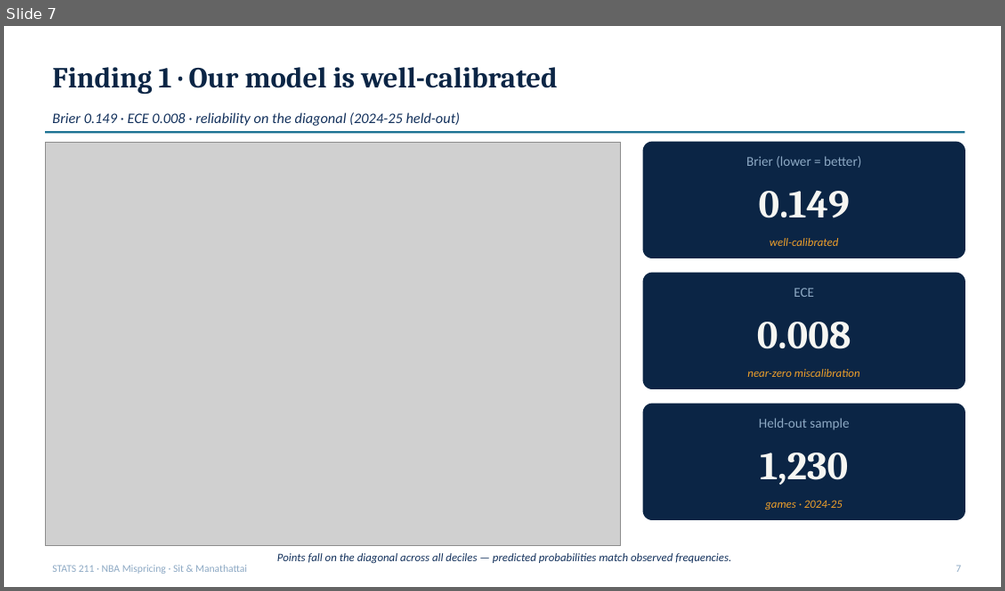
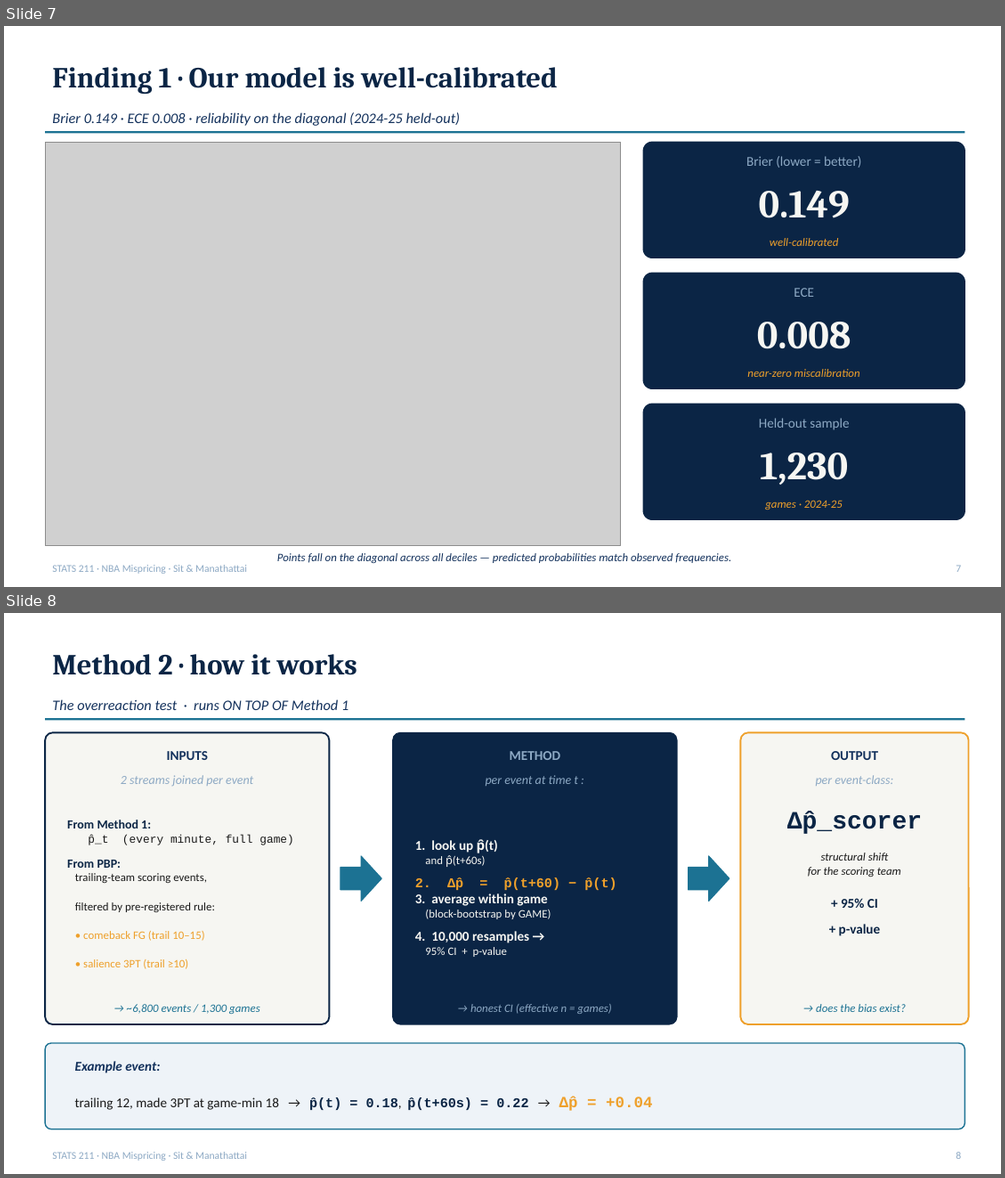
Before and after one commit to ivan-sit/live-nba-market-mispricing-detection, a slide deck: slides/final_deck.pptx. Shown one above the other, each under a label of ours: slide 7 before the commit, slides 7 and 8 after it. The pictures are 1005x591 and 1005x1178 pixels, drawn with LibreOffice and Linux fonts; fonts in the diff are those of the drawing; grey boxes stand for pictures. Boxes give left, top, right and bottom in pixels: in the first picture for what was removed or moved away, otherwise in the second. Text is boxed around its words. In the diff, an @@ line names an element or a change of style, - is before the commit and + after.

Commit message:
Slides: symmetric Method 1 / Method 2 explanation slides
Slide 6 - rename 'Our calibrated WP model' -> 'Method 1 · how it works'
  Same 3-box flow (INPUTS -> MODEL -> OUTPUT) + concrete example.

NEW Slide 8 - 'Method 2 · how it works'
  Mirrors Slide 6 with the overreaction-test mechanics:
    INPUTS box (NAVY-bordered): p_hat from Method 1 + filtered PBP events
                                (comeback FG / salience 3PT pre-reg rules)
    METHOD box (NAVY-filled): 1. lookup p(t), p(t+60); 2. Delta-p = p(t+60)-p(t);
                              3. average within game; 4. 10k block-bootstrap by game
    OUTPUT box (ACCENT-bordered): structural shift Delta_p_scorer
                                   + 95% CI + p-value
  Concrete example: trailing 12, made 3PT @18min ->
    p(t)=0.18, p(t+60)=0.22, Delta_p=+0.04

Now symmetric: Methods 1 and 2 both have an 'how it works' slide followed
by a 'finding N' slide. Synthesis slide (slide 10) ties them together
before the backtest. 16 slides total, ~10 min.

```diff
--- a/slides/final_deck.pptx
+++ b/slides/final_deck.pptx
@@ slide 8 added at <box>4,613,1001,1174</box>, background #FFFFFF @@
@@ text added at <box>52,654,357,675</box>, 28 pt, text #0B2545, bold @@
+Method 2 · how it works
@@ line added from (45, 719) to (965, 719), #1C7293 2 pt @@
@@ text added at <box>52,699,348,710</box>, 14 pt, text #13315C, italic @@
+The overreaction test · runs ON TOP OF Method 1
@@ rounded rectangle added at <box>45,732,329,1024</box>, fill #F6F6F2, outline #0B2545 1.6 pt @@
@@ rounded rectangle added at <box>393,732,677,1024</box>, fill #0B2545, outline #0B2545 1 pt @@
@@ rounded rectangle added at <box>741,732,969,1024</box>, fill #F6F6F2, outline #EEA02B 1.6 pt @@
@@ text added at <box>167,751,208,760</box>, 13 pt, text #13315C, bold @@
+INPUTS
@@ text added at <box>510,751,560,760</box>, 13 pt, text #8DA9C4, bold @@
+METHOD
@@ text added at <box>831,751,878,760</box>, 13 pt, text #13315C, bold @@
+OUTPUT
@@ text added at <box>121,775,253,786</box>, 12 pt, text #8DA9C4, italic @@
+2 streams joined per event
@@ text added at <box>485,775,578,786</box>, 12 pt, text #8DA9C4, italic @@
+per event at time t :
@@ text added at <box>816,775,893,786</box>, 12 pt, text #8DA9C4, italic @@
+per event-class:
@@ text added at <box>67,819,294,969</box>, 11 pt, text #1A1A1A @@
+From Method 1:
+p̂_t (every minute, full game)
+From PBP:
+trailing-team scoring events,
+filtered by pre-registered rule:
+• comeback FG (trail 10–15)
+• salience 3PT (trail ≥10)
@@ text added at <box>787,811,922,834</box>, 24 pt, text #0B2545, bold @@
+Δp̂_scorer
@@ text added at <box>415,837,616,957</box>, 13 pt, text #F6F6F2, bold @@
+1. look up p̂(t)
+and p̂(t+60s)
+2. Δp̂ = p̂(t+60) − p̂(t)
+3. average within game
+(block-bootstrap by GAME)
+4. 10,000 resamples →
+95% CI + p-value
@@ text added at <box>808,852,901,876</box>, 11 pt, text #1A1A1A, italic @@
+structural shift
+for the scoring team
@@ right arrow added at <box>340,856,381,900</box>, fill #1C7293, outline #1C7293 1 pt @@
@@ right arrow added at <box>688,856,729,900</box>, fill #1C7293, outline #1C7293 1 pt @@
@@ text added at <box>841,898,878,908</box>, 13 pt, text #0B2545, bold @@
++ 95% CI
@@ text added at <box>839,924,880,936</box>, 13 pt, text #0B2545, bold @@
++ p-value
@@ text added at <box>127,1004,260,1013</box>, 11 pt, text #1C7293, italic @@
+→ ~6,800 events / 1,300 games
@@ text added at <box>470,1004,611,1013</box>, 11 pt, text #8DA9C4, italic @@
+→ honest CI (effective n = games)
@@ text added at <box>816,1004,906,1012</box>, 11 pt, text #1C7293, italic @@
+→ does the bias exist?
@@ rounded rectangle added at <box>45,1043,965,1129</box>, fill #EEF3F8, outline #1C7293 1.2 pt @@
@@ text added at <box>75,1061,160,1073</box>, 13 pt, text #13315C, bold, italic @@
+Example event:
@@ text added at <box>75,1096,652,1111</box>, 13 pt, text #1A1A1A @@
+trailing 12, made 3PT at game-min 18 → p̂(t) = 0.18, p̂(t+60s) = 0.22 → Δp̂ = +0.04
@@ text added at <box>52,1151,247,1160</box>, 10 pt, text #8DA9C4 @@
+STATS 211 · NBA Mispricing · Sit & Manathattai
@@ text added at <box>955,1151,961,1159</box>, 10 pt, text #8DA9C4 @@
+8
```
Also in this commit, not shown: 9 slides changed, 2 other files.
